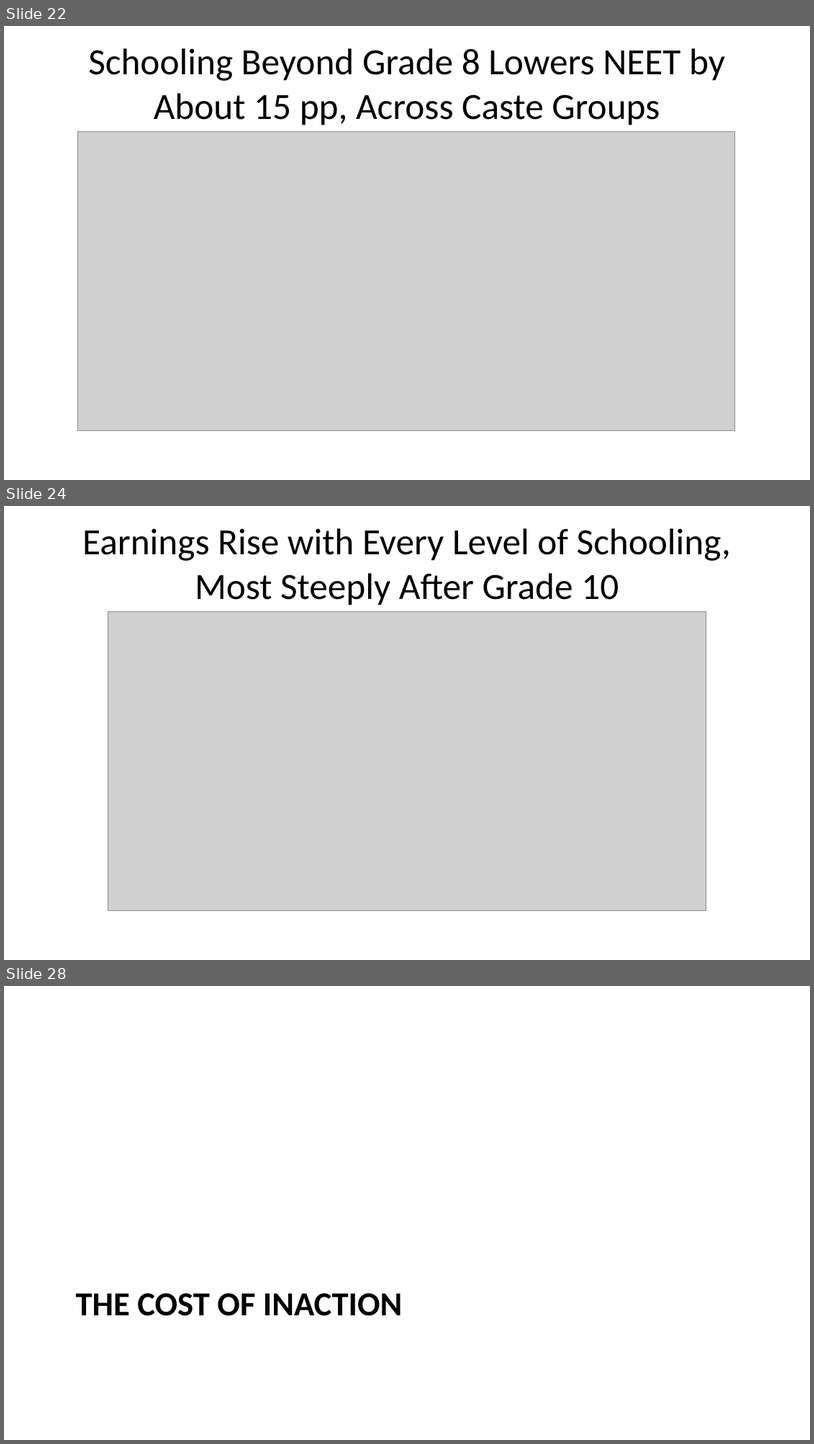
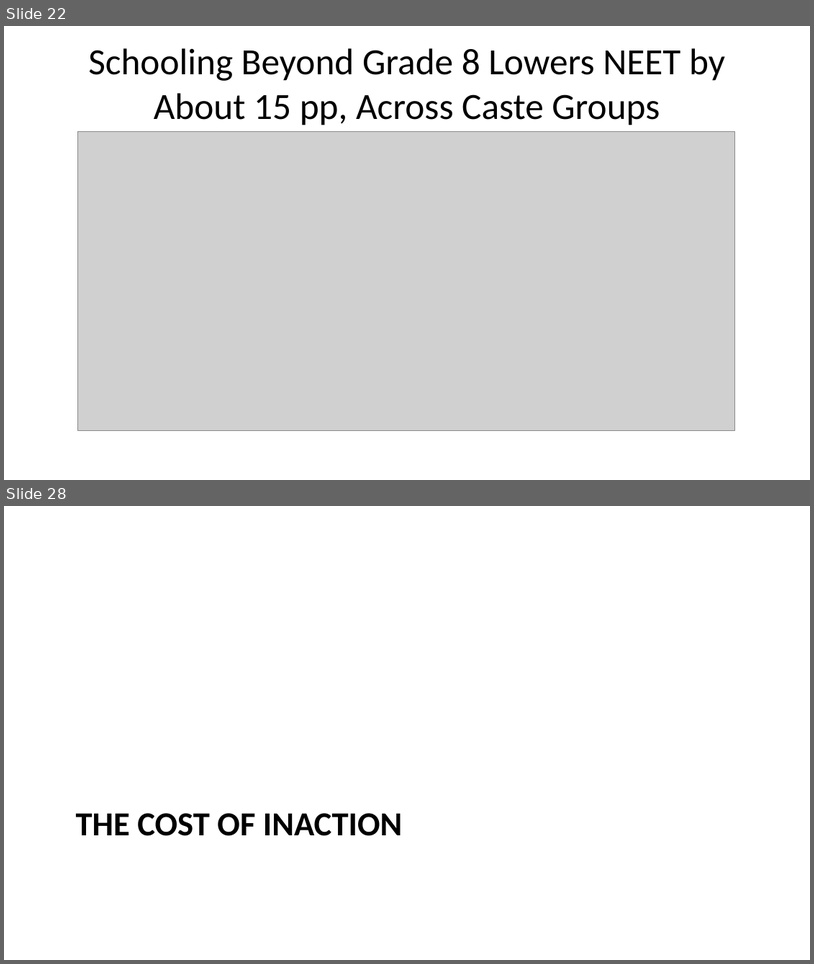
Before and after one commit to hgrueso/nepal-cost-of-inaction, a slide deck: reports/nepal_slides_en.pptx. Shown one above the other, each under a label of ours: slides 22, 24 and 28 before the commit, slides 22 and 28 after it; the slides between them are not shown. The pictures are 814x1444 and 814x964 pixels, drawn with LibreOffice and Linux fonts; fonts in the diff are those of the drawing; grey boxes stand for pictures. Boxes give left, top, right and bottom in pixels: in the first picture for what was removed or moved away, otherwise in the second. Text is boxed around its words. In the diff, an @@ line names an element or a change of style, - is before the commit and + after.

```diff
--- a/reports/nepal_slides_en.pptx
+++ b/reports/nepal_slides_en.pptx
@@ slide 24 removed at [4,506,810,960], background #FFFFFF @@
@@ title removed at [82,528,731,605] @@
-Earnings Rise with Every Level of Schooling, Most Steeply After Grade 10
@@ picture removed at [108,612,707,911] @@
```
Also in this commit, not shown: 8 slides changed, 3 slides added, 28 other files.
